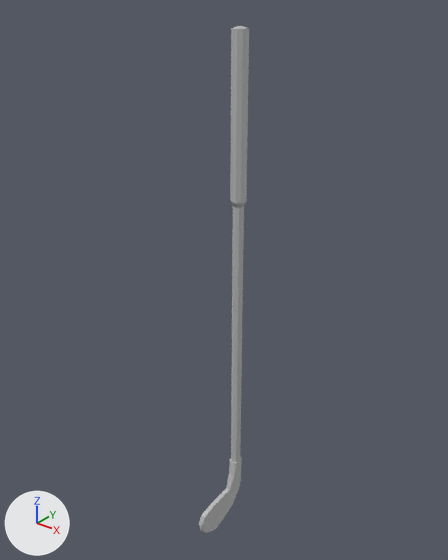
What one commit did to the FBX model Assets/Models/Weapon/Golf Club/golf_club.fbx.
Before and after are seen from a 50 mm camera at (0.729, -0.958, 1.258) aimed at (-0.018, -0.024, 0.679). Every picture has the same lights, and +X, +Y and +Z are marked at lower left.
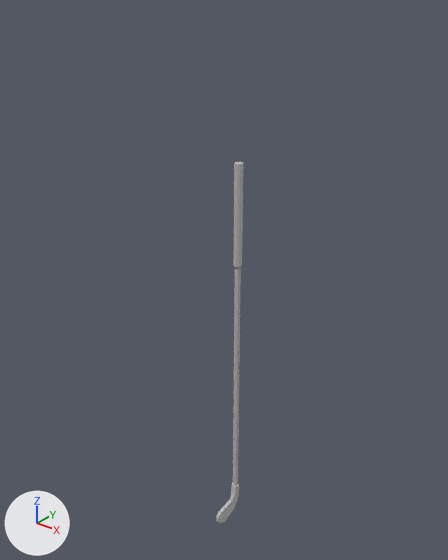
ob_golfclub is not drawn itself; it is the parent of ob_pcube1, ob_pcylinder2, ob_pcylinder1.

Boxes (x1, y1, x2, y2) around the edits, measured in the pictures (448 x 560 px):
```json
{"object": "pCylinder2", "change": "moved, rescaled", "before": [230, 26, 249, 208], "after": [233, 162, 243, 270], "on screen": "45% narrower, 40% shorter"}
{"object": "pCylinder1", "change": "moved, rescaled", "before": [231, 206, 244, 462], "after": [233, 269, 241, 486]}
{"object": "pCube1", "change": "moved, rescaled", "before": [199, 456, 242, 534], "after": [216, 482, 239, 524], "on screen": "45% narrower, 46% shorter"}
```

Scene script edits in JSON lines:
```json
{"op": "set", "path": "ob_golfclub.location", "old": "(0.0, 0.0, 1.011)", "new": "(0.0, 0.0, 0.811)"}
{"op": "set", "path": "ob_pcube1.location", "old": "(0.0, -8.912, 0.622)", "new": "(0.0, -7.464, 0.335)"}
{"op": "set", "path": "ob_pcube1.scale", "old": "(0.232, 0.379, 0.526)", "new": "(0.173, 0.205, 0.284)"}
{"op": "set", "path": "ob_pcylinder2.location", "old": "(0.0, 0.0489, 0.0)", "new": "(0.0, 0.104, 0.0)"}
{"op": "set", "path": "ob_pcylinder2.scale", "old": "(0.232, 0.325, 0.232)", "new": "(0.13, 0.221, 0.13)"}
{"op": "set", "path": "ob_pcylinder1.location", "old": "(0.0, -3.772, 0.0)", "new": "(0.0, -2.932, 0.0)"}
{"op": "set", "path": "ob_pcylinder1.scale", "old": "(0.232, 0.197, 0.232)", "new": "(0.13, 0.197, 0.13)"}
```
